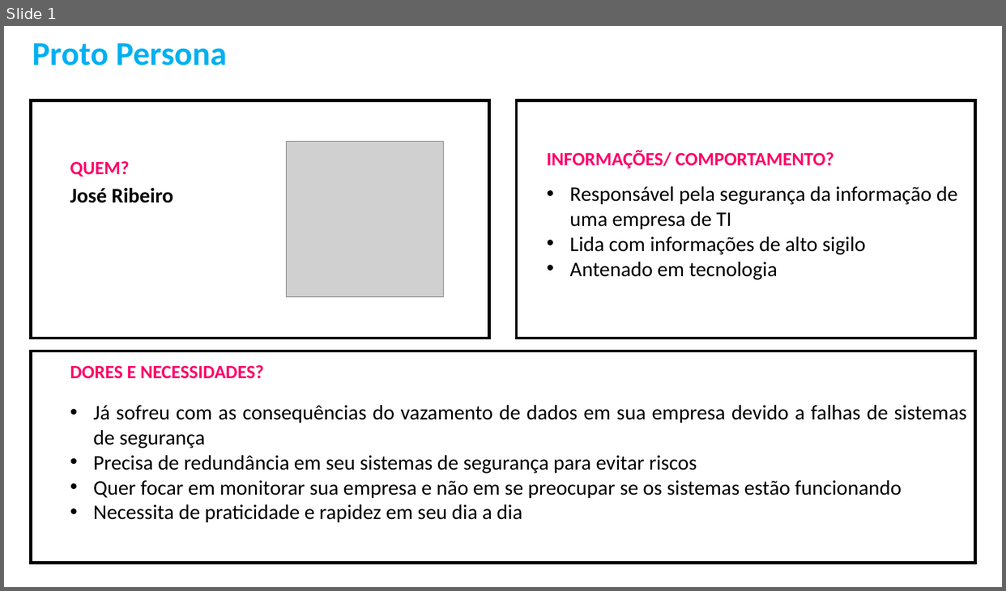
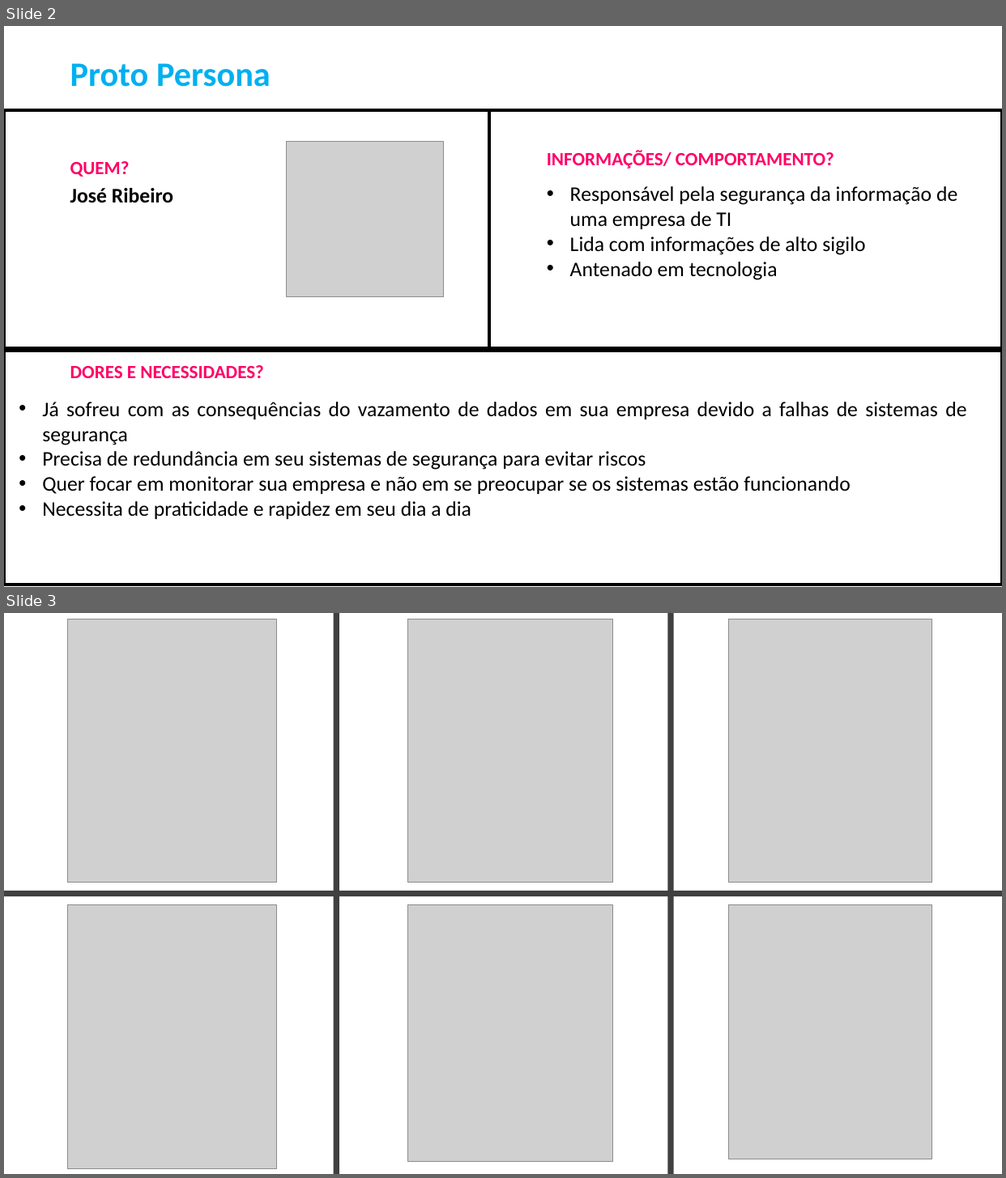
Before and after one commit to bandtec-2-semestre/Doc, a slide deck: Proto_Persona.pptx. Shown one above the other, each under a label of ours: slide 1 before the commit, slides 2 and 3 after it. The pictures are 1006x591 and 1006x1178 pixels, drawn with LibreOffice and Linux fonts; fonts in the diff are those of the drawing; grey boxes stand for pictures. Boxes give left, top, right and bottom in pixels: in the first picture for what was removed or moved away, otherwise in the second. Text is boxed around its words. In the diff, an @@ line names an element or a change of style, - is before the commit and + after.

```diff
--- a/Proto_Persona.pptx
+++ b/Proto_Persona.pptx
@@ slide 3 added at bbox=[4, 613, 1002, 1174], background #FFFFFF @@
@@ picture added at bbox=[68, 619, 277, 882] @@
@@ rectangle added at bbox=[334, 613, 339, 1174], fill #404040 @@
@@ picture added at bbox=[408, 619, 612, 882] @@
@@ rectangle added at bbox=[668, 613, 674, 1174], fill #404040 @@
@@ picture added at bbox=[729, 619, 931, 882] @@
@@ rectangle added at bbox=[4, 890, 1002, 897], fill #404040 @@
@@ picture added at bbox=[68, 905, 277, 1170] @@
@@ picture added at bbox=[408, 905, 612, 1161] @@
@@ picture added at bbox=[729, 905, 931, 1161] @@
@@ what was slide 1 is now slide 2 @@
@@ slide 2 changed as well @@
@@ text "Proto Persona": place and size @@
-text "Proto Persona" at bbox=[32, 43, 227, 66]
+text "Proto Persona" at bbox=[70, 63, 270, 87]
@@ text "Proto Persona" at bbox=[70, 63, 270, 87]: size 32 to 33 pt @@
@@ rectangle: place and size @@
-rectangle at bbox=[31, 100, 490, 338]
+rectangle at bbox=[4, 110, 490, 348]
@@ rectangle: place and size @@
-rectangle at bbox=[517, 100, 976, 338]
+rectangle at bbox=[490, 110, 1002, 348]
@@ rectangle: place and size @@
-rectangle at bbox=[31, 352, 976, 564]
+rectangle at bbox=[4, 352, 1002, 585]
@@ text "Já sofreu com as consequências ..." rewrapped from bbox=[93, 405, 967, 523] to bbox=[42, 402, 966, 519] @@
```
Also in this commit, not shown: 8 other slides added, 8 other files.
